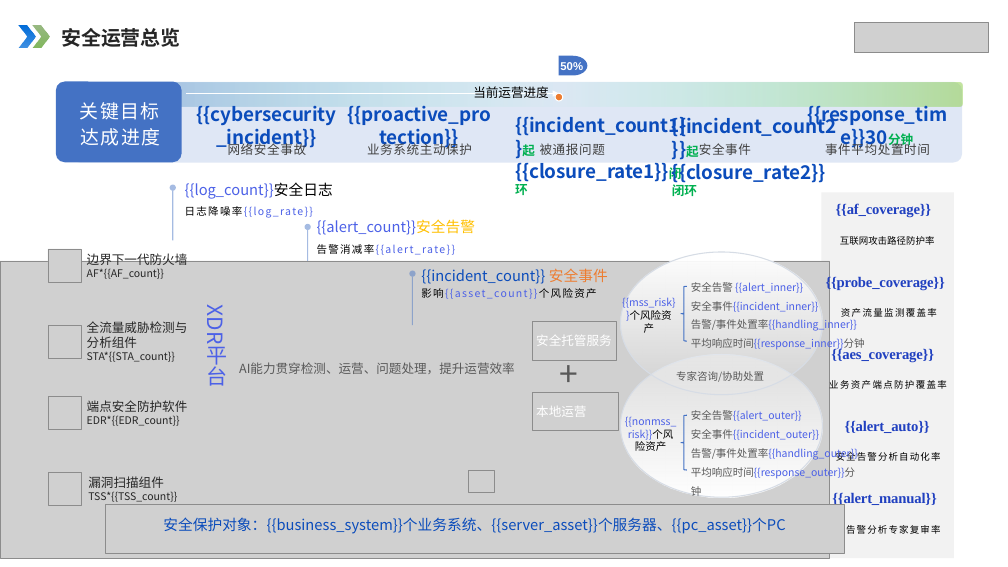
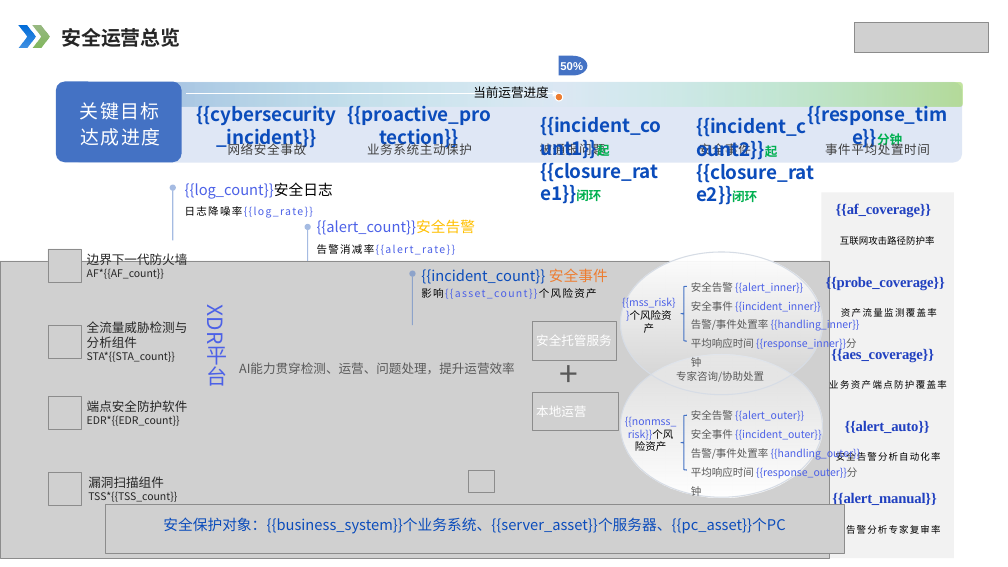
Before and after one commit to Xupai2022/report-generation, a slide deck: slide 8 of mss_ai_ppt_sample_assets/backend/data/templates/经典模板.pptx. Drawn at 1008x567 pixels with LibreOffice and Linux fonts; fonts in the diff are those of the drawing; grey boxes stand for pictures. Boxes give left, top, right and bottom in pixels: in the first picture for what was removed or moved away, otherwise in the second. Text is boxed around its words. In the diff, an @@ line names an element or a change of style, - is before the commit and + after.

```diff
--- a/mss_ai_ppt_sample_assets/backend/data/templates/经典模板.pptx
+++ b/mss_ai_ppt_sample_assets/backend/data/templates/经典模板.pptx
@@ text "{{incident_count1}}起 {{closure_rate1}}闭环" rewrapped from box(515, 117, 699, 195) to box(540, 117, 662, 201) @@
@@ text "{{incident_count2}}起 {{closure_rate2}}闭环" rewrapped from box(522, 114, 836, 196) to box(696, 118, 814, 202) @@
@@ text at box(807, 102, 947, 148): text changed @@
-{{response_time}}30分钟
+{{response_time}}分钟
@@ text at box(691, 301, 860, 351): spaces changed @@
-安全事件{{incident_inner}}
-告警/事件处置率{{handling_inner}}
-平均响应时间{{response_inner}}分钟
+安全事件 {{incident_inner}}
+告警/事件处置率 {{handling_inner}}
+平均响应时间 {{response_inner}}分钟
@@ text at box(691, 410, 861, 479): spaces changed @@
-安全告警{{alert_outer}}
-安全事件{{incident_outer}}
-告警/事件处置率{{handling_outer}}
-平均响应时间{{response_outer}}分钟
+安全告警 {{alert_outer}}
+安全事件 {{incident_outer}}
+告警/事件处置率 {{handling_outer}}
+平均响应时间 {{response_outer}}分钟
```
Also in this commit, not shown: 5 other slides changed, 7 other files.
